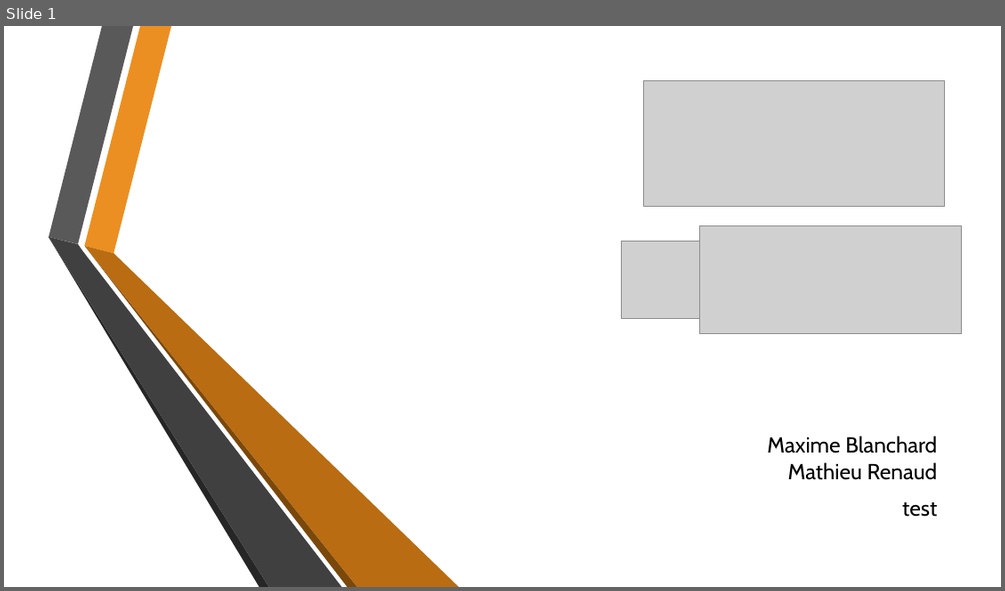
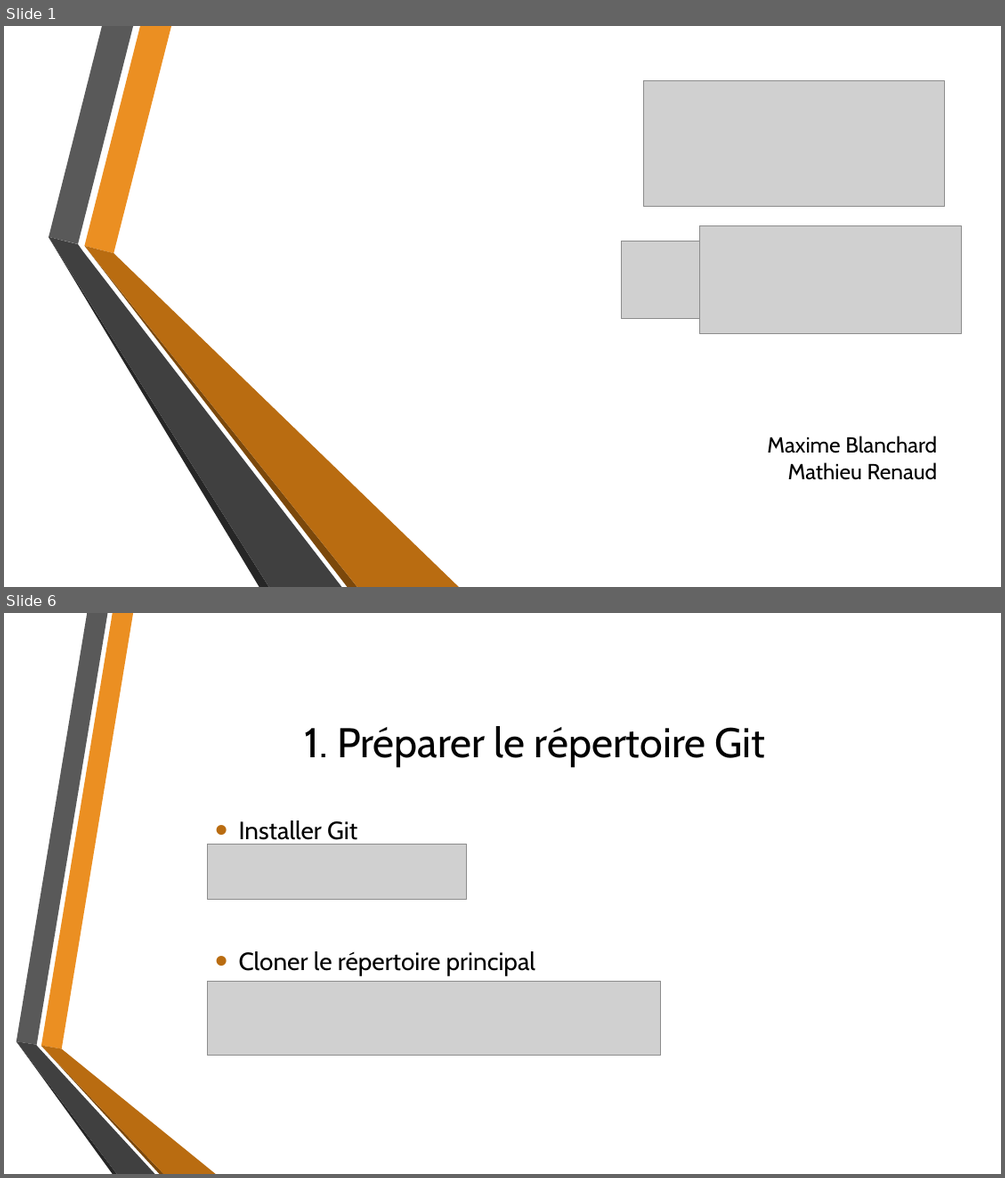
Before and after one commit to MatRenaud/Tptravailinfo, a slide deck: GitPresentation.pptx. Shown one above the other, each under a label of ours: slide 1 before the commit, slides 1 and 6 after it; the slides between them are not shown. The pictures are 1005x591 and 1005x1178 pixels, drawn with LibreOffice and Linux fonts; fonts in the diff are those of the drawing; grey boxes stand for pictures; background and template pictures are left out. Boxes give left, top, right and bottom in pixels: in the first picture for what was removed or moved away, otherwise in the second. Text is boxed around its words. In the diff, an @@ line names an element or a change of style, - is before the commit and + after.

```diff
--- a/GitPresentation.pptx
+++ b/GitPresentation.pptx
@@ slide 6 added at [4, 613, 1001, 1174], background picture (left out) @@
@@ title added at [305, 726, 766, 767], 40 pt, text #000000 @@
+1. Préparer le répertoire Git
@@ text added at [239, 820, 535, 976], 24 pt, text #000000 @@
+• Installer Git
+• Cloner le répertoire principal
@@ picture added at [208, 844, 466, 900] @@
@@ picture added at [208, 981, 661, 1055] @@
@@ group added at [16, 613, 216, 1174]: 6 freeform shapes @@
@@ slide 1 changed as well @@
@@ subtitle at [902, 502, 937, 516]: paragraph removed @@
-test
```
Also in this commit, not shown: 14 other slides added, 2 other files.
